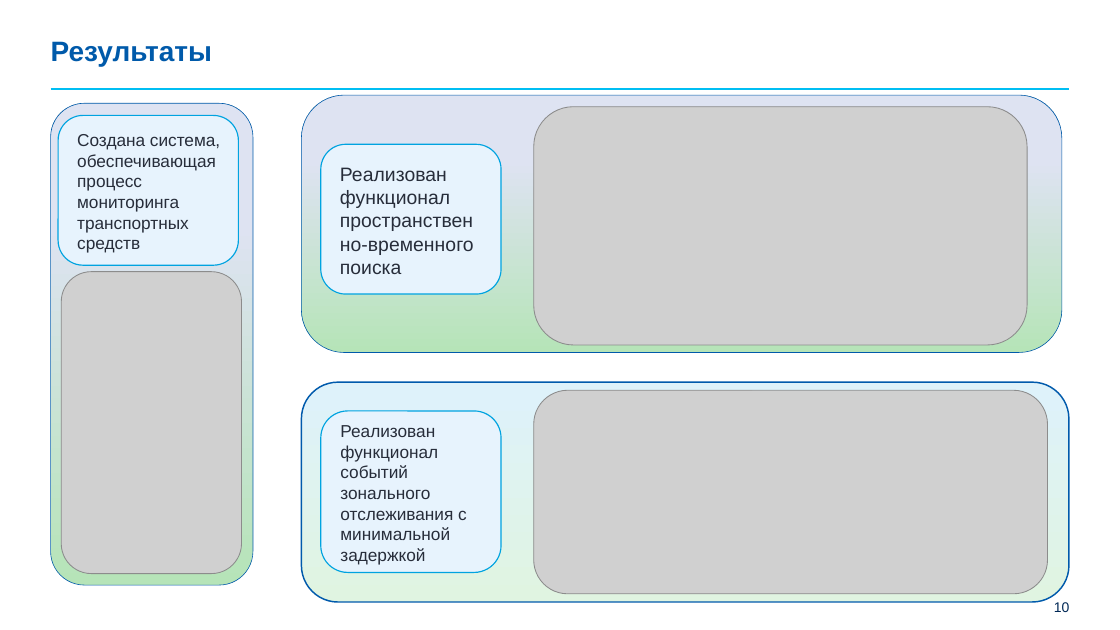
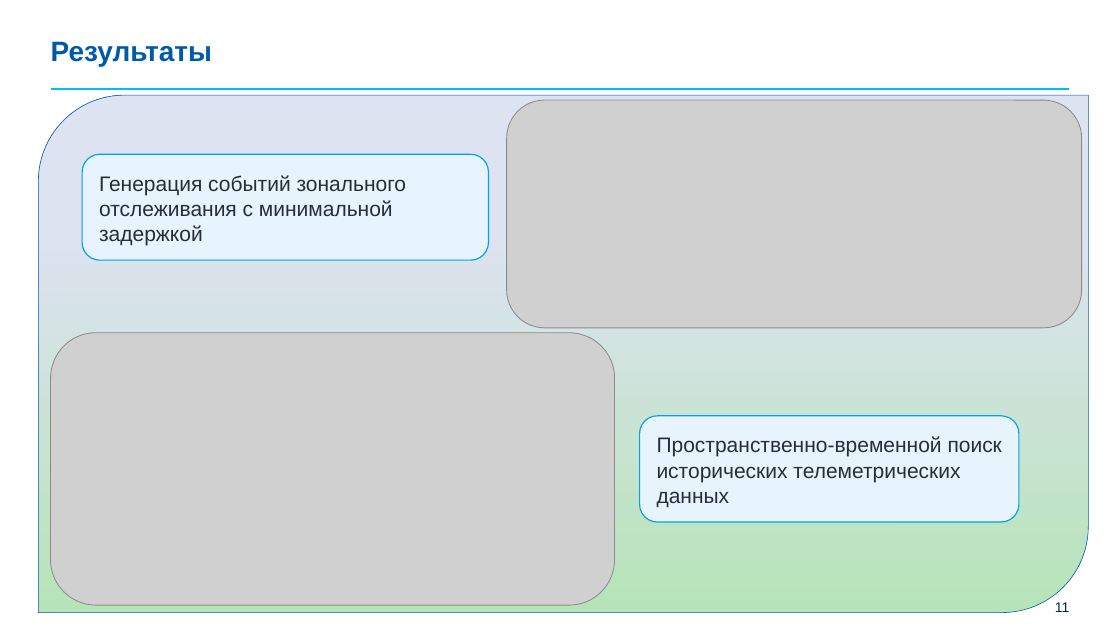
Before and after one commit to maxi7665/VKR, a slide deck: slide 11 of BystrovMD_4131z_Presentation.pptx (slide 10 before the commit). Drawn at 1120x630 pixels with LibreOffice and Linux fonts; fonts in the diff are those of the drawing; grey boxes stand for pictures; background and template pictures are left out. Boxes give left, top, right and bottom in pixels: in the first picture for what was removed or moved away, otherwise in the second. Text is boxed around its words. In the diff, an @@ line names an element or a change of style, - is before the commit and + after.

```diff
--- a/BystrovMD_4131z_Presentation.pptx
+++ b/BystrovMD_4131z_Presentation.pptx
@@ round diag rect: place and size @@
-round diag rect at [302,95,1062,352]
+round diag rect at [39,95,1089,613]
@@ round diag rect at [39,95,1089,613]: rounded rectangle to round diag rect @@
@@ rounded rectangle removed at [50,103,253,586] @@
@@ rounded rectangle removed at [58,115,239,265] @@
-Создана система, обеспечивающая процесс мониторинга транспортных средств
@@ picture: place and size @@
-picture at [534,391,1048,594]
+picture at [507,100,1082,328]
@@ rounded rectangle "Генерация событий зонального отслеживания с ...": place and size @@
-rounded rectangle "Генерация событий зонального отслеживания с ..." at [321,411,502,572]
+rounded rectangle "Генерация событий зонального отслеживания с ..." at [82,155,489,260]
@@ text in rounded rectangle at [99,175,407,246]: text changed; size 14.8 to 18 pt @@
-Реализован функционал событий зонального отслеживания с минимальной задержкой
+Генерация событий зонального отслеживания с минимальной задержкой
@@ picture removed at [61,271,242,573] @@
@@ picture: place and size @@
-picture at [534,107,1027,345]
+picture at [50,333,614,605]
@@ rounded rectangle removed at [302,382,1070,602] @@
@@ rounded rectangle "Пространственно-временной поиск исторических телеметрических ...": place and size @@
-rounded rectangle "Пространственно-временной поиск исторических телеметрических ..." at [321,145,502,294]
+rounded rectangle "Пространственно-временной поиск исторических телеметрических ..." at [639,416,1019,522]
@@ text in rounded rectangle at [657,436,1002,507]: text changed; size 16.6 to 18 pt @@
-Реализован функционал пространственно-временного поиска
+Пространственно-временной поиск исторических телеметрических данных
@@ page number at [1055,602,1069,612]: text changed @@
-10
+11
```
Also in this commit, not shown: 5 other slides changed, 1 slide added, 4 other files.
